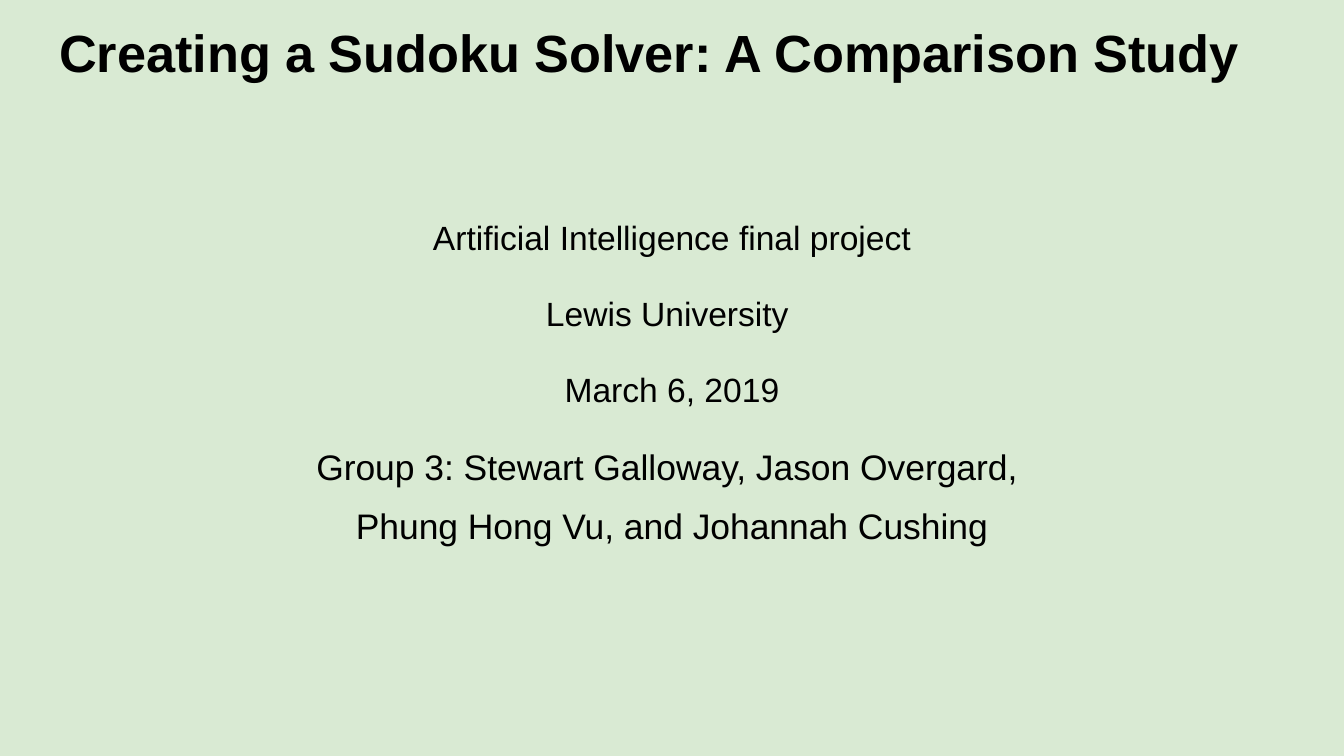
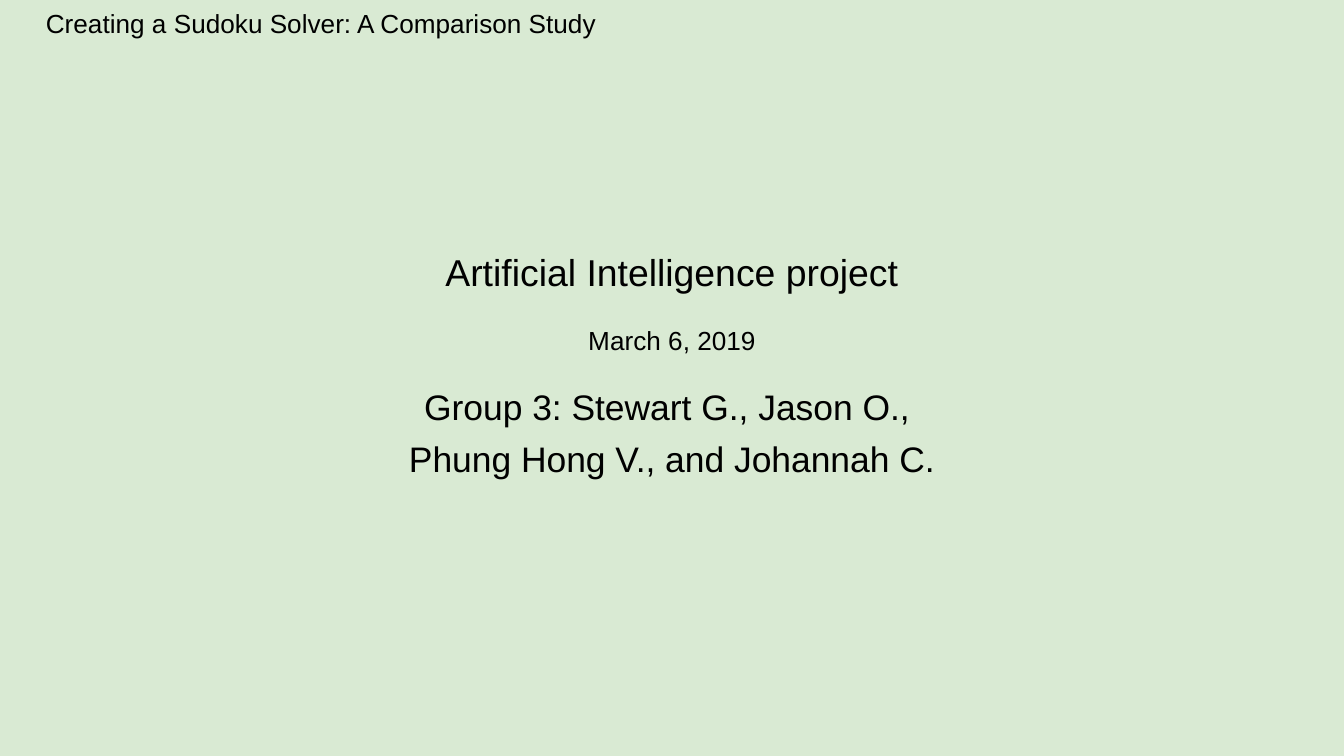
Before and after one commit to jcushing1/Example-Projects, a slide deck: slide 1 of sudoku.pptx. Drawn at 1344x756 pixels with LibreOffice and Linux fonts; fonts in the diff are those of the drawing. Boxes give left, top, right and bottom in pixels: in the first picture for what was removed or moved away, otherwise in the second. Text is boxed around its words. In the diff, an @@ line names an element or a change of style, - is before the commit and + after.

```diff
--- a/sudoku.pptx
+++ b/sudoku.pptx
@@ title "Creating a Sudoku Solver: A ..." at <box>46,14,596,39</box>: size 28 to 14 pt, bold off @@
@@ text at <box>445,259,898,294</box>: text changed; size 18 to 20 pt @@
-Artificial Intelligence final project
-Lewis University
+Artificial Intelligence project
@@ text at <box>588,331,755,354</box>: size 18 to 14 pt in "March 6, 2019"; line spacing 1.15 to 1 @@
@@ text at <box>409,395,934,479</box>: text changed @@
-Group 3: Stewart Galloway, Jason Overgard,
-Phung Hong Vu, and Johannah Cushing
+Group 3: Stewart G., Jason O.,
+Phung Hong V., and Johannah C.
```
Also in this commit, not shown: 18 other slides changed.
